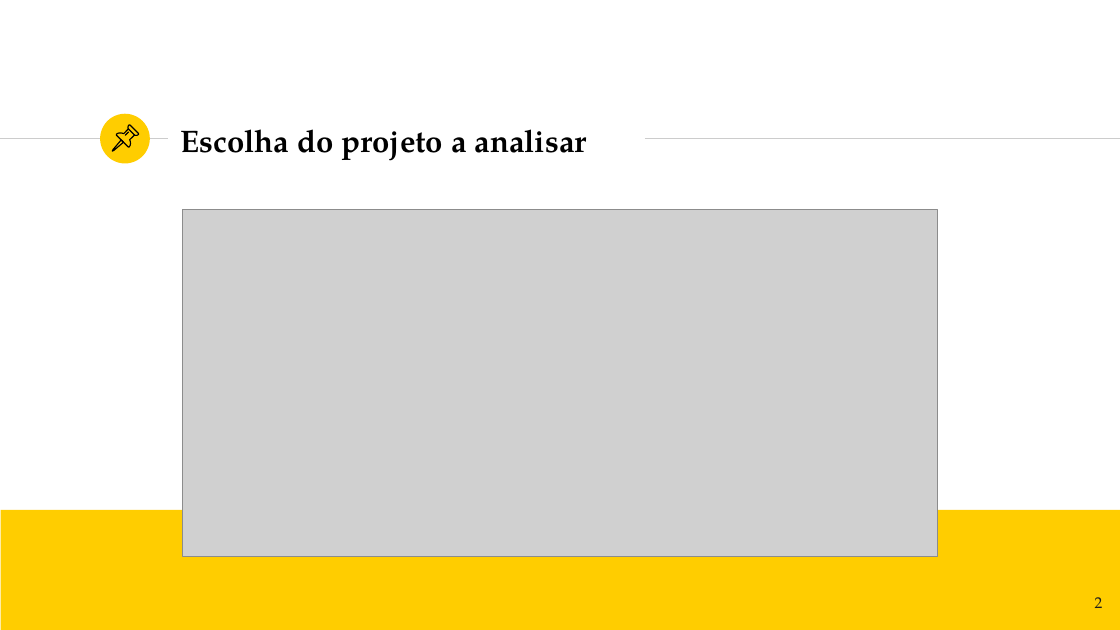
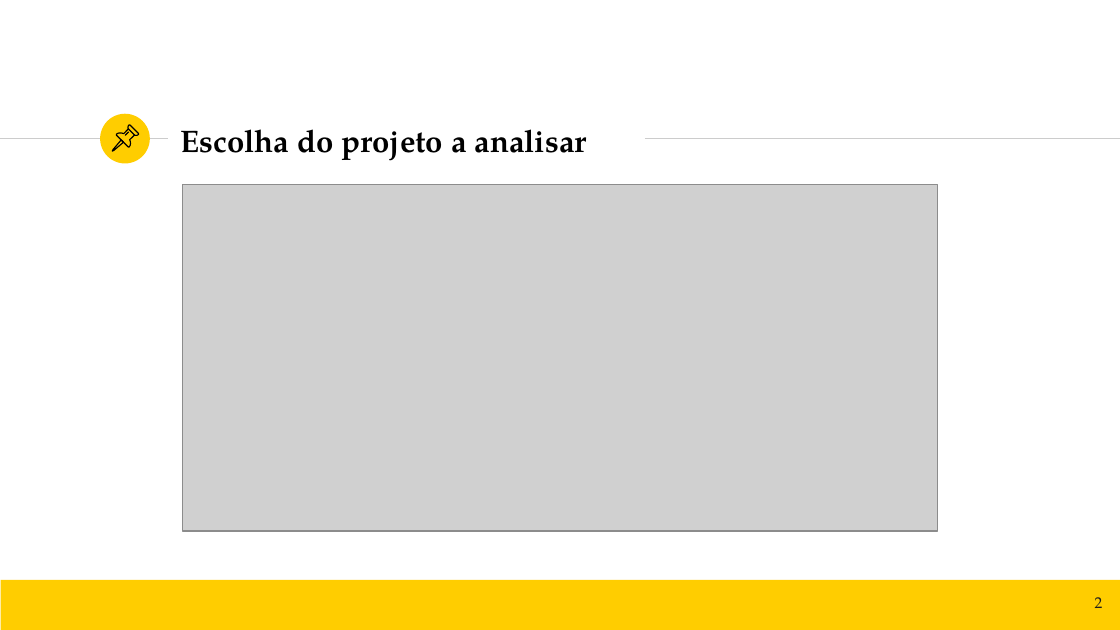
Before and after one commit to k4rd050/qesoft_g12, a slide deck: slide 2 of QESOFT-TP2-Grupo12-Apresentacao.pptx. Drawn at 1120x630 pixels with LibreOffice and Linux fonts; fonts in the diff are those of the drawing; grey boxes stand for pictures. Boxes give left, top, right and bottom in pixels: in the first picture for what was removed or moved away, otherwise in the second. Text is boxed around its words. In the diff, an @@ line names an element or a change of style, - is before the commit and + after.

```diff
--- a/QESOFT-TP2-Grupo12-Apresentacao.pptx
+++ b/QESOFT-TP2-Grupo12-Apresentacao.pptx
@@ picture moved from (x1=183, y1=209, x2=937, y2=557) to (x1=183, y1=185, x2=937, y2=532) @@
@@ rectangle resized from (x1=1, y1=510, x2=1120, y2=629) to (x1=1, y1=580, x2=1120, y2=630) @@
```
Also in this commit, not shown: 5 other slides changed.
